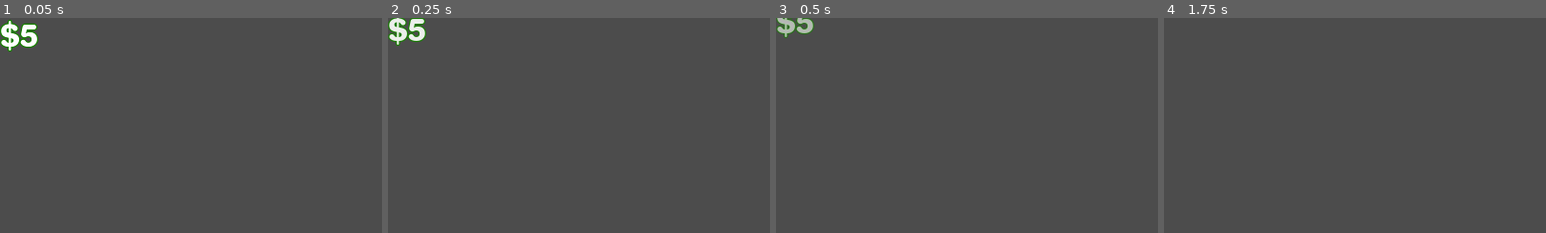
Above: before the commit, frames 1-4 (left to right).
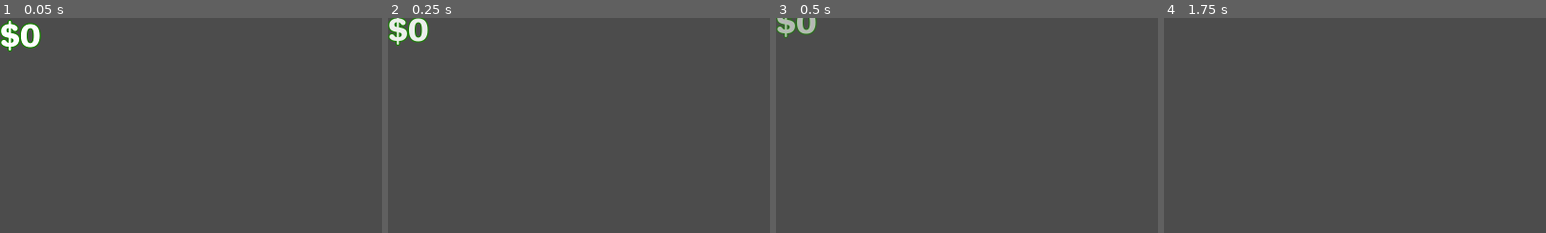
Above: after the commit, the same moments.

Repository: Machalord/Global-Game-Jam-2020
Game: Godot game, scene res://dolar.tscn
Same seed, same stepped clock (60 frames per second), same inputs: the game is played once before the commit and once after it. The project has no main scene, so this scene is started directly.
Inputs (mouse positions are % of the whole screen's width and height, from its top left):
- Up to frame 1 (0.05 s): no input
- Up to frame 2 (0.25 s): no input
- Up to frame 3 (0.5 s): no input
- Up to frame 4 (1.75 s): move the mouse to (72, 45) at 0.52 s; click (72, 45) at 0.6 s; tap Enter at 1.25 s; move the mouse to (30, 55) at 1.27 s; click (30, 55) at 1.35 s
The pictures show only the part of the screen within x 0-50%, y 0-50%; the shares and areas given below are measured in that part.

The runs differ from the first frame. In frame 1, 0.4% of the frame differs, in the area x 5-11%, y 2-15%; in frame 2, 0.4%, in the area x 5-11%, y 0-12%; in frame 3, 0.3%; in frame 4, nothing differs.

Commit message:
cosillas

Diff:
--- a/auto.gd
+++ b/auto.gd
@@ -56,6 +56,7 @@
 func instance_dolar():
 	var pagado=dolar.instance()
 	pagado.position = Vector2(position.x,position.y-50)
+	pagado.valor=pago
 	get_parent().add_child(pagado)
 
 func _on_Area2D_area_entered(area):
--- a/auto.tscn
+++ b/auto.tscn
@@ -14,9 +14,7 @@
 [sub_resource type="CircleShape2D" id=3]
 radius = 26.3555
 
-[node name="auto" type="Sprite" groups=[
-"auto",
-]]
+[node name="auto" type="Sprite"]
 scale = Vector2( 0.443907, 0.443907 )
 texture = ExtResource( 2 )
 vframes = 6
--- a/dolar.gd
+++ b/dolar.gd
@@ -6,6 +6,7 @@
 var alpha = 1.2
 var desvanecer=false
 var posaux
+var valor=0
 # Called when the node enters the scene tree for the first time.
 func _ready():
 	tween = get_node("Tween")
@@ -15,6 +16,7 @@
 
 # Called every frame. 'delta' is the elapsed time since the previous frame.
 func _process(delta):
+	$Label.text="$"+String(valor)
 	if !llamarTween:
 		tween.interpolate_property(self, "position",position, posaux, 1, Tween.TRANS_LINEAR, Tween.EASE_IN)
 		tween.start()
--- a/game.tscn
+++ b/game.tscn
@@ -19,7 +19,7 @@
 extents = Vector2( 49.9404, 347.989 )
 
 [sub_resource type="RectangleShape2D" id=3]
-extents = Vector2( 649.449, 114.495 )
+extents = Vector2( 649.449, 123.572 )
 
 [sub_resource type="RectangleShape2D" id=4]
 extents = Vector2( 633.626, 47.3554 )
@@ -258,7 +258,7 @@
 position = Vector2( -3.63156, -0.984131 )
 
 [node name="CollisionShape2D" type="CollisionShape2D" parent="Node2D/Areaup"]
-position = Vector2( -4.32611, 315.236 )
+position = Vector2( -9.6004, 207.993 )
 shape = SubResource( 3 )
 
 [node name="Areadown" type="Area2D" parent="Node2D"]
@@ -274,8 +274,20 @@
 editor_draw_limits = true
 
 [node name="Hud" parent="Node2D" instance=ExtResource( 10 )]
-position = Vector2( -640, -360 )
-z_index = 20
+position = Vector2( -654.165, -402.602 )
+z_index = 7
+
+[node name="money" parent="Node2D/Hud" index="0"]
+margin_left = 69.9999
+margin_top = 76.0
+margin_right = 247.0
+margin_bottom = 157.0
+
+[node name="money_label" parent="Node2D/Hud" index="1"]
+margin_left = 67.8356
+margin_top = 74.6966
+margin_right = 201.835
+margin_bottom = 136.697
 
 [node name="peaje2" parent="." instance=ExtResource( 9 )]
 position = Vector2( -1332.82, 1223.44 )
